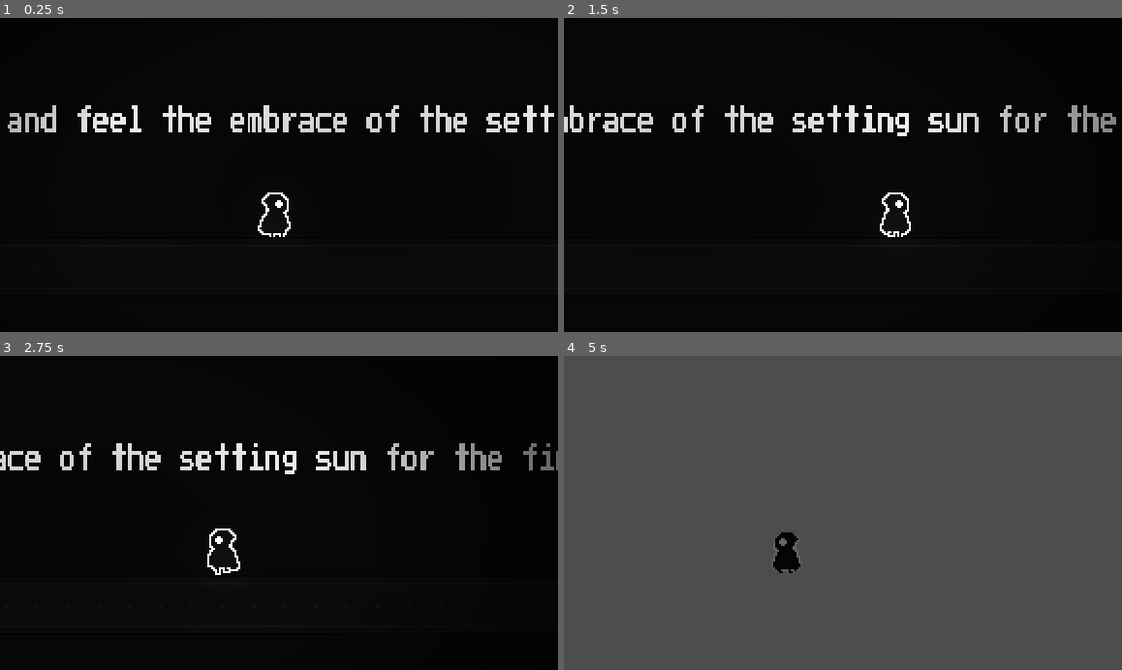
Above: before the commit, frames 1-4 (two rows, left to right).
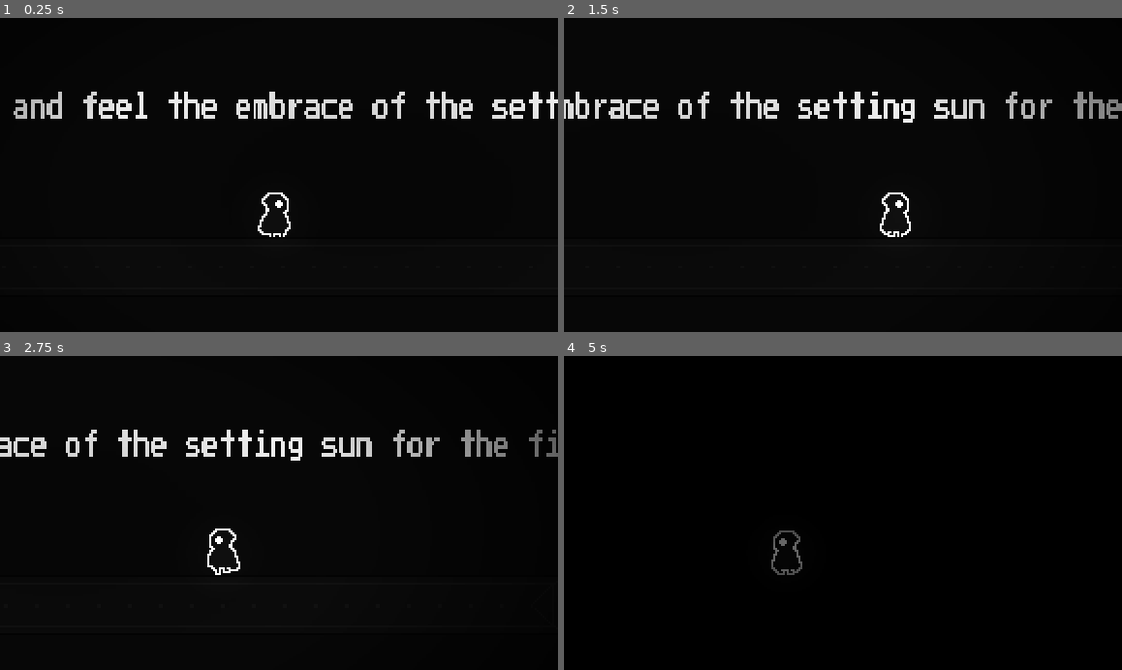
Above: after the commit, the same moments.

Repository: cheeseEnthusiasts/dusks-embrace
Game: Godot game, scene res://scenes/levels/startingroom.tscn
Two runs of this game, one before a commit and one after it. Both use one fixed random seed, a clock stepped at 60 frames per second and the inputs below.
Inputs:
- Up to frame 1 (0.25 s): no input
- Up to frame 2 (1.5 s): tap Enter (ui_accept) at 0.5, 0.77 s; hold Right (ui_right) from 0.53 s (still down); tap Shift (player_dash) at 0.6, 1.35 s
- Up to frame 3 (2.75 s): tap Enter (ui_accept) at 1.52 s; release Right (ui_right) at 2.03 s; hold Left (ui_left) from 2.03 s (still down); tap Shift (player_dash) at 2.1 s
- Up to frame 4 (5 s): release Left (ui_left) at 2.78 s; hold Right (ui_right) 2.78-4.28 s; tap Shift (player_dash) at 2.85, 3.6, 4.35 s; tap Enter (ui_accept) at 3.02, 3.77, 4.52 s; hold Left (ui_left) from 4.28 s (still down)

The runs differ from the first frame. In frame 1, 4.6% of the frame differs, in the area x 1-100%, y 23-37%; in frame 2, 4.5%; in frame 3, 4.4%; in frame 4, 99%, in the area x 0-100%, y 0-100%.

Commit message:
Respawn on fall

Diff:
--- a/scenes/levels/startingroom.tscn
+++ b/scenes/levels/startingroom.tscn
@@ -29,7 +29,7 @@
 [sub_resource type="GradientTexture2D" id="GradientTexture2D_y5nxy"]
 gradient = SubResource("Gradient_2qqx8")
 fill = 1
-fill_from = Vector2(0.495413, 0.509174)
+fill_from = Vector2(0.444954, 0.545872)
 fill_to = Vector2(0.866973, 0.224771)
 
 [sub_resource type="PhysicsMaterial" id="PhysicsMaterial_3oynt"]
@@ -58,8 +58,8 @@
 [node name="startingroom" type="Node2D"]
 
 [node name="background" type="Sprite2D" parent="."]
-position = Vector2(174, -40)
-scale = Vector2(78.6612, 12.0703)
+position = Vector2(174, 153.875)
+scale = Vector2(78.6612, 18.1289)
 texture = SubResource("GradientTexture2D_35anx")
 
 [node name="player" parent="." instance=ExtResource("1_w2ooc")]
@@ -67,7 +67,7 @@
 
 [node name="Lighting" type="Node" parent="."]
 
-[node name="Text light" type="PointLight2D" parent="Lighting"]
+[node name="Starting Light" type="PointLight2D" parent="Lighting"]
 position = Vector2(191, 49)
 scale = Vector2(8.59524, 12.4118)
 energy = 1.49
@@ -80,19 +80,18 @@
 energy = 5.2
 texture = SubResource("GradientTexture2D_y5nxy")
 
-[node name="Staticbody" type="StaticBody2D" parent="."]
+[node name="platforms" type="StaticBody2D" parent="."]
 position = Vector2(162, 133)
 scale = Vector2(27.6621, 5.16176)
 physics_material_override = SubResource("PhysicsMaterial_3oynt")
 
-[node name="Platform 1" type="CollisionShape2D" parent="Staticbody"]
+[node name="Platform 1" type="CollisionShape2D" parent="platforms"]
 position = Vector2(16.6835, -7.94303)
 scale = Vector2(1.06098, 1.04081)
 shape = SubResource("RectangleShape2D_eyuei")
 
-[node name="CollisionShape2D" type="CollisionShape2D" parent="Staticbody"]
+[node name="CollisionShape2D" type="CollisionShape2D" parent="platforms"]
 position = Vector2(-0.0903759, -7.94303)
-scale = Vector2(1, 1)
 shape = SubResource("RectangleShape2D_082w6")
 
 [node name="darkness" type="CanvasModulate" parent="."]
@@ -105,10 +104,10 @@
 layer_0/tile_data = PackedInt32Array(393208, 0, 0, 393209, 65536, 0, 393210, 65536, 0, 393211, 65536, 0, 393212, 65536, …(1417 unchanged characters)…
 
 [node name="Label" type="Label" parent="."]
-offset_left = -184.0
-offset_top = 9.0
-offset_right = 1080.0
-offset_bottom = 35.0
+offset_left = -181.0
+offset_top = 2.0
+offset_right = 1083.0
+offset_bottom = 28.0
 scale = Vector2(0.552637, 0.956564)
 theme_override_fonts/font = ExtResource("3_xiay5")
 theme_override_font_sizes/font_size = 16
--- a/scripts/characters/player/player.gd
+++ b/scripts/characters/player/player.gd
@@ -42,6 +42,8 @@
 		$AnimatedSprite2D.play("jump")
 		$AnimatedSprite2D.set_frame_and_progress(0, 0.0)
 
+	#kill
+	kill()
 	#sprinting stuff
 	dash(direction)
 	if sprinting:
@@ -50,9 +52,16 @@
 		SPEED = 150
 
 
-
+#sprinmt
 func dash(direction):
 	if Input.is_action_just_pressed("player_dash"):
 		sprinting = true
 	if Input.is_action_just_released("player_dash"):
 		sprinting = false
+
+#kill
+func kill():
+	if position.y >= 1000:
+		position.x = 0
+		position.y = 0
+	print(position.y)
